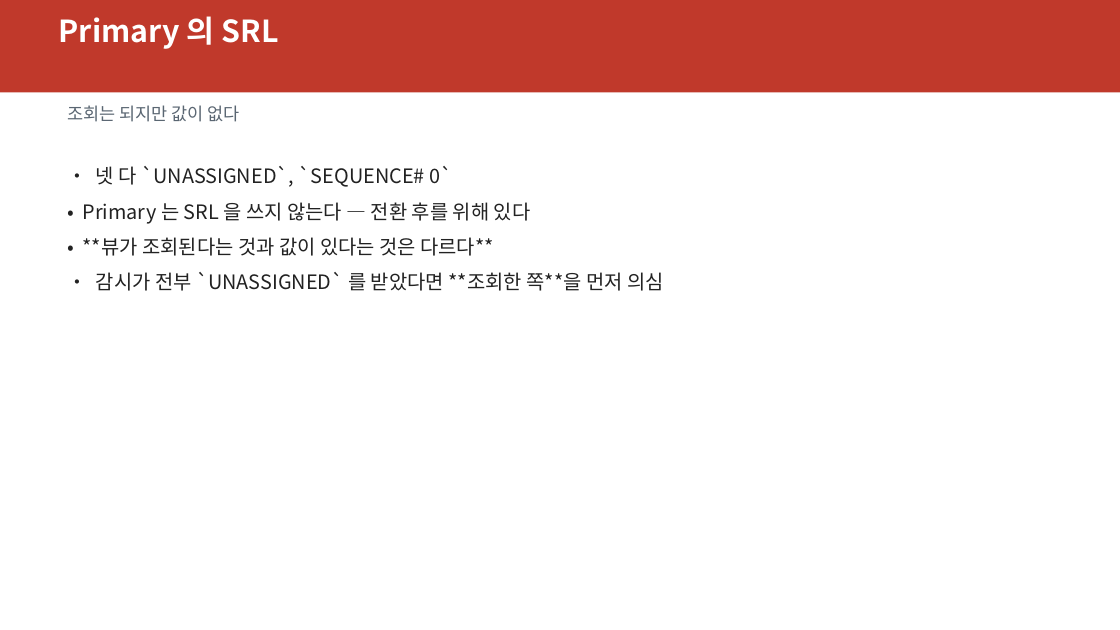
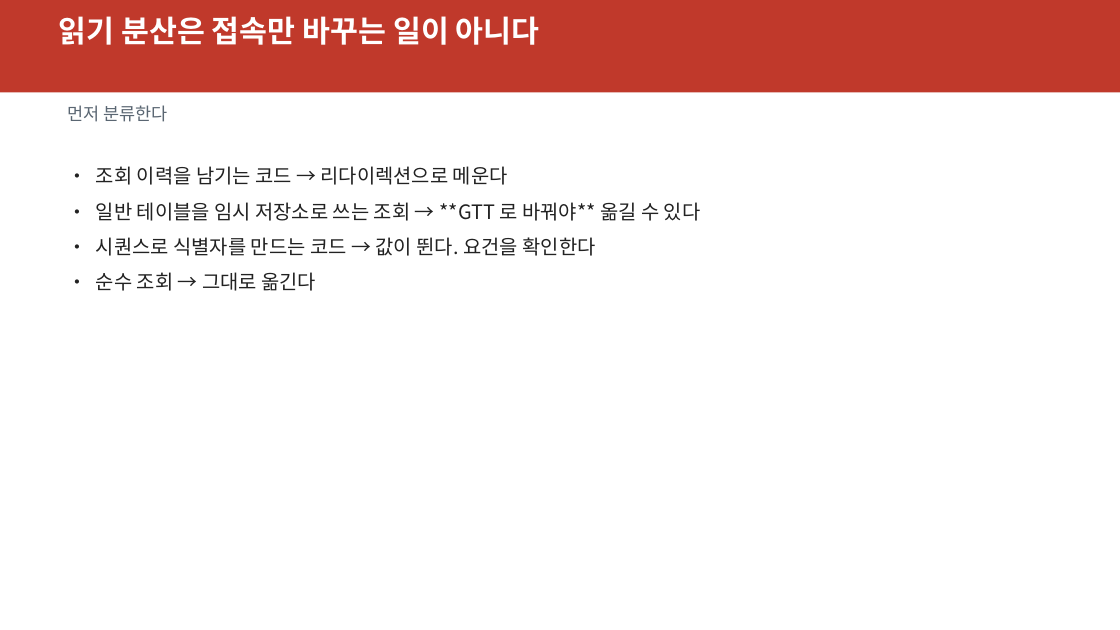
Before and after one commit to elpisk/OracleManual, a slide deck: slide 31 of ADG/15장/15장_V뷰기반모니터링과문제해결.pptx (slide 12 before the commit). Drawn at 1120x630 pixels with LibreOffice and Linux fonts; fonts in the diff are those of the drawing. Boxes give left, top, right and bottom in pixels: in the first picture for what was removed or moved away, otherwise in the second. Text is boxed around its words. In the diff, an @@ line names an element or a change of style, - is before the commit and + after.

```diff
--- a/ADG/15장/15장_V뷰기반모니터링과문제해결.pptx
+++ b/ADG/15장/15장_V뷰기반모니터링과문제해결.pptx
@@ text at [59, 16, 540, 45]: text changed @@
-Primary 의 SRL
+읽기 분산은 접속만 바꾸는 일이 아니다
@@ text at [67, 105, 167, 122]: text changed @@
-조회는 되지만 값이 없다
+먼저 분류한다
@@ text at [96, 166, 701, 291]: text changed @@
-• 넷 다 `UNASSIGNED`, `SEQUENCE# 0`
-• Primary 는 SRL 을 쓰지 않는다 — 전환 후를 위해 있다
-• **뷰가 조회된다는 것과 값이 있다는 것은 다르다**
-• 감시가 전부 `UNASSIGNED` 를 받았다면 **조회한 쪽**을 먼저 의심
+• 조회 이력을 남기는 코드 → 리다이렉션으로 메운다
+• 일반 테이블을 임시 저장소로 쓰는 조회 → **GTT 로 바꿔야** 옮길 수 있다
+• 시퀀스로 식별자를 만드는 코드 → 값이 뛴다. 요건을 확인한다
+• 순수 조회 → 그대로 옮긴다
```
Also in this commit, not shown: 11 other slides changed, 26 slides added, 32 slides removed, 12 other files.
